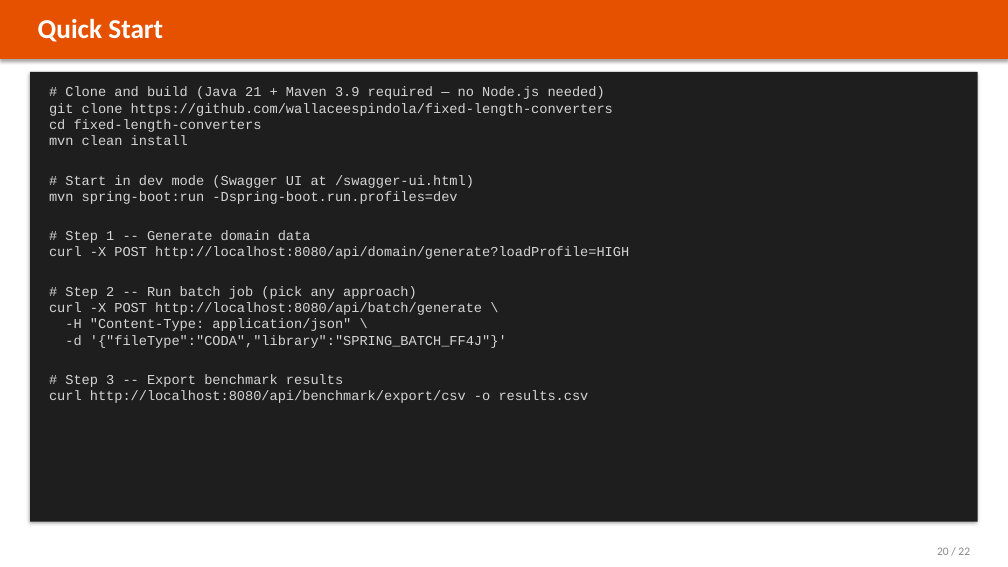
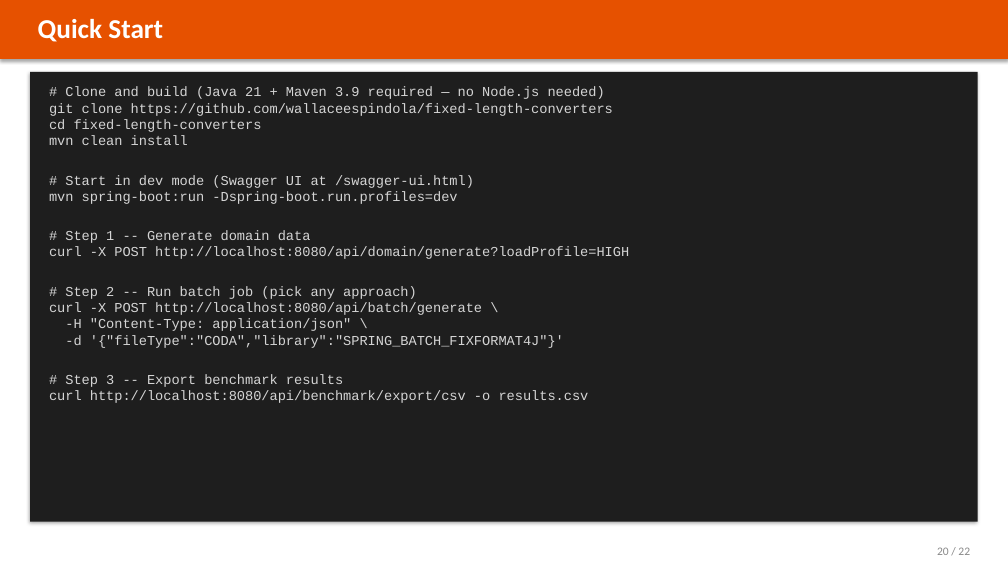
Before and after one commit to wallaceespindola/fixed-length-converters, a slide deck: slide 20 of docs/slides/banking-parser-platform.pptx. Drawn at 1008x567 pixels with LibreOffice and Linux fonts; fonts in the diff are those of the drawing. Boxes give left, top, right and bottom in pixels: in the first picture for what was removed or moved away, otherwise in the second. Text is boxed around its words. In the diff, an @@ line names an element or a change of style, - is before the commit and + after.

Commit message:
refactor!: rename SPRING_BATCH_FF4J, retitle the platform
SPRING_BATCH_FF4J used an abbreviation the rest of the codebase does not: the
plain library constant is FIXFORMAT4J. The hybrid is now
SPRING_BATCH_FIXFORMAT4J, and the classes follow the FixedFormat4J spelling
already used by CodaFixedFormat4JStrategy and FixedFormat4JFormatter:

  SpringBatchFf4jFormatter      -> SpringBatchFixedFormat4JFormatter
  CodaSpringBatchFf4jStrategy   -> CodaSpringBatchFixedFormat4JStrategy
  SwiftSpringBatchFf4jStrategy  -> SwiftSpringBatchFixedFormat4JStrategy

JMH fields and benchmark methods, the frontend dropdown, LIBS array and chart
colours, every diagram (.mmd, .puml and the Mermaid copy in index.html), the
report generator's grouping list and all documentation follow. This is breaking
for anyone posting {"library":"SPRING_BATCH_FF4J"} to /api/batch/generate.

The product is also retitled "Banking Fixed-Length File Benchmark Platform" —
benchmarking is what it is for, and the name was inconsistent across the UI,
the OpenAPI title, the actuator description, the Makefile banner and the docs.

Verified: 149 tests green; a live run resolves CODA and SWIFT under the new
constant and logs 18 registered strategies; the browser confirms the Run All
columns stay aligned now that the longest Library value is 24 characters.

```diff
--- a/docs/slides/banking-parser-platform.pptx
+++ b/docs/slides/banking-parser-platform.pptx
@@ text at bbox=[65, 335, 564, 348]: text changed @@
--d '{"fileType":"CODA","library":"SPRING_BATCH_FF4J"}'
+-d '{"fileType":"CODA","library":"SPRING_BATCH_FIXFORMAT4J"}'
```
Also in this commit, not shown: 7 other slides changed, 29 other files.
